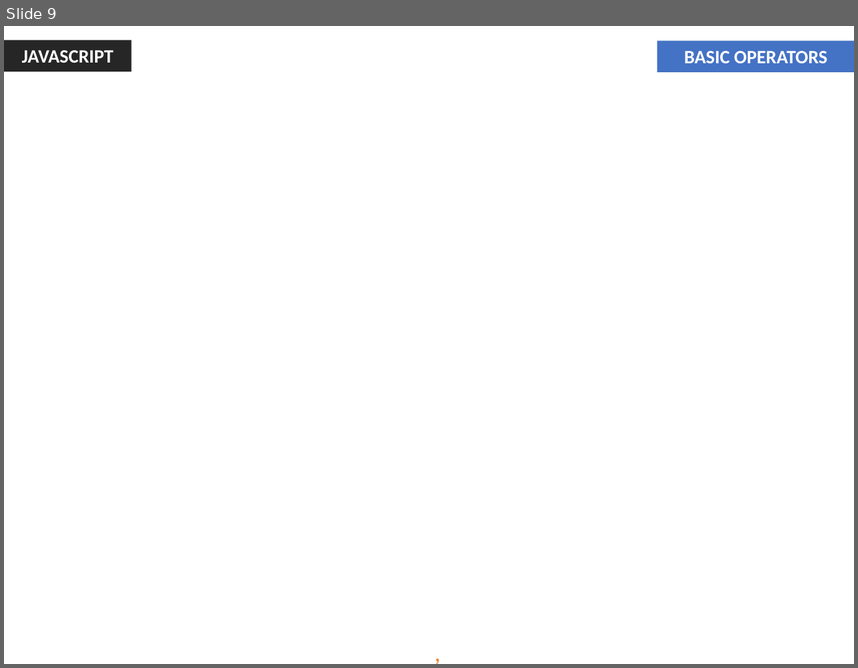
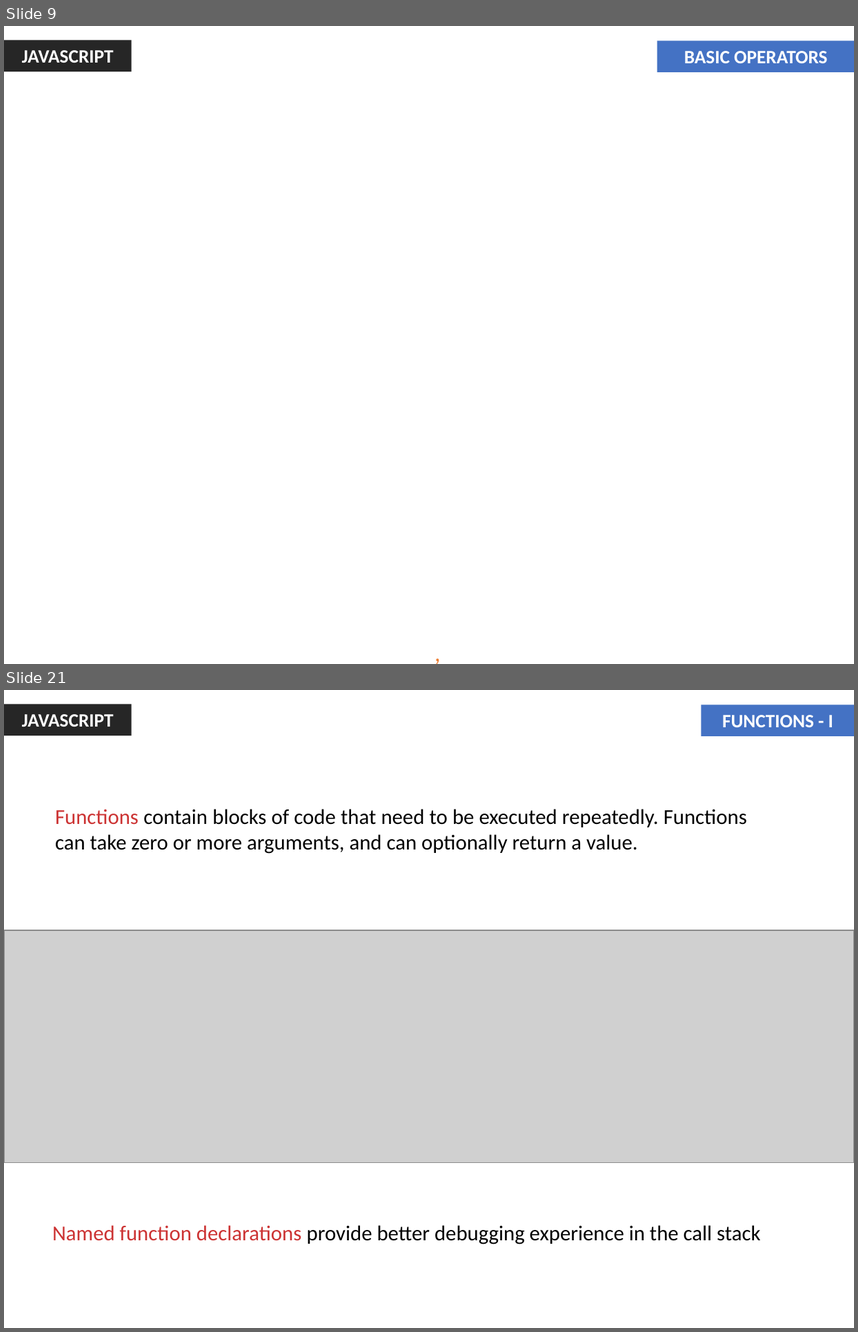
Before and after one commit to jharohit/web-fundamentals-course, a slide deck: Session III - Javascript/Session III - Javascript.pptx. Shown one above the other, each under a label of ours: slide 9 before the commit, slides 9 and 21 after it; the slides between them are not shown. The pictures are 858x668 and 858x1332 pixels, drawn with LibreOffice and Linux fonts; fonts in the diff are those of the drawing; grey boxes stand for pictures; background and template pictures are left out. Boxes give left, top, right and bottom in pixels: in the first picture for what was removed or moved away, otherwise in the second. Text is boxed around its words. In the diff, an @@ line names an element or a change of style, - is before the commit and + after.

```diff
--- a/Session III - Javascript/Session III - Javascript.pptx
+++ b/Session III - Javascript/Session III - Javascript.pptx
@@ slide 21 added at box(4, 690, 854, 1328), background #FFFFFF @@
@@ rectangle added at box(4, 704, 132, 736), fill #262626, 16 pt, text #FFFFFF, bold @@
+JAVASCRIPT
@@ rectangle added at box(701, 704, 854, 736), fill #4472C4, 16 pt, text #FFFFFF, bold @@
+FUNCTIONS - I
@@ text added at box(55, 809, 747, 854), 18 pt, text #000000 @@
+Functions contain blocks of code that need to be executed repeatedly. Functions can take zero or more arguments, and can optionally return a value.
@@ picture added at box(4, 929, 854, 1162) @@
@@ text added at box(52, 1225, 760, 1244), 18 pt, text #000000 @@
+Named function declarations provide better debugging experience in the call stack
```
Also in this commit, not shown: 15 other slides added, 1 other file.
